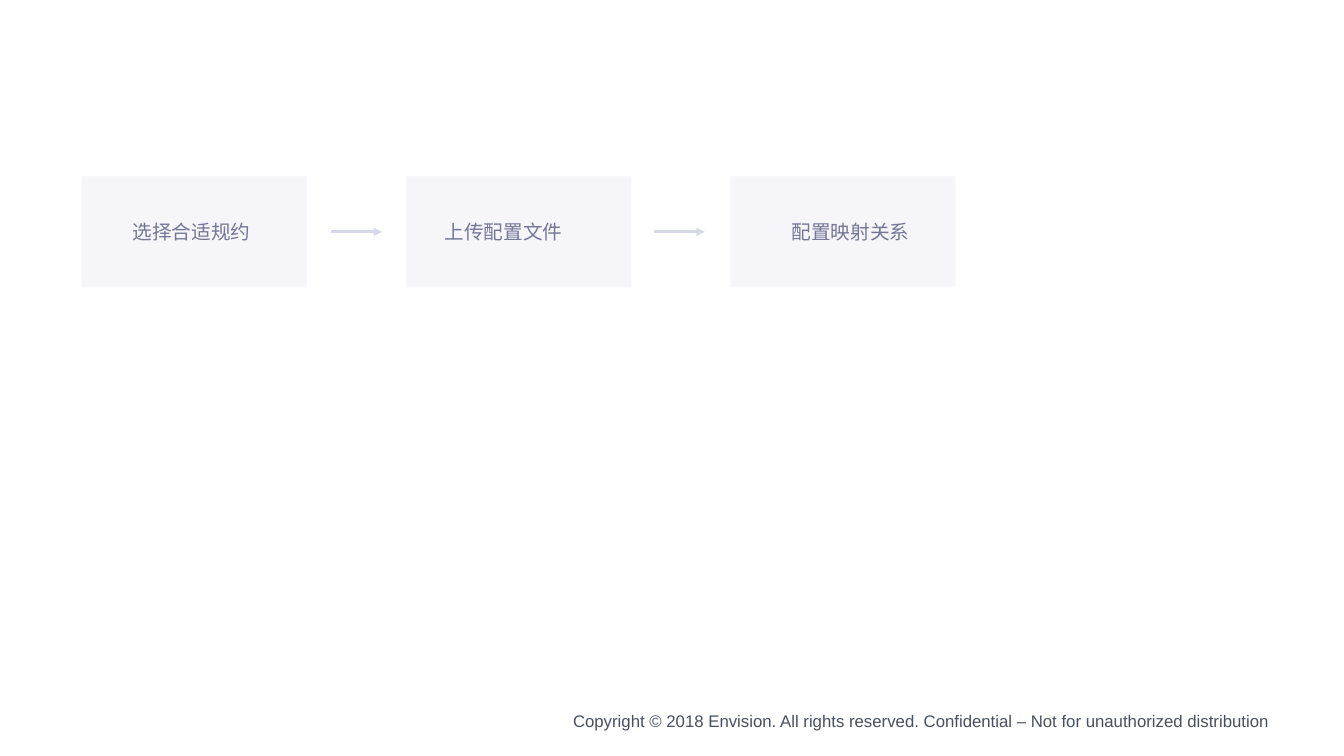
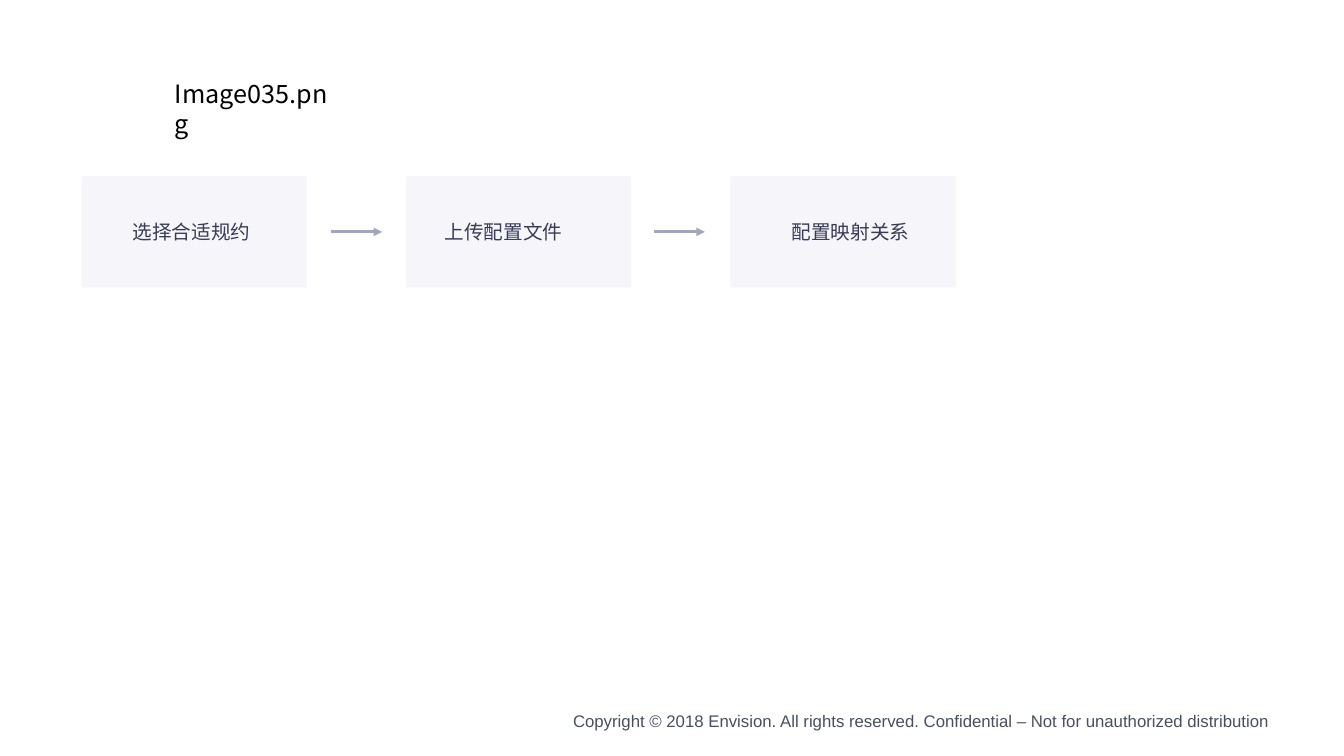
Before and after one commit to EnvisionDoc/enos_edge_zh, a slide deck: slide 7 of media/edge.pptx (slide 5 before the commit). Drawn at 1344x756 pixels with LibreOffice and Linux fonts; fonts in the diff are those of the drawing; background and template pictures are left out. Boxes give left, top, right and bottom in pixels: in the first picture for what was removed or moved away, otherwise in the second. Text is boxed around its words. In the diff, an @@ line names an element or a change of style, - is before the commit and + after.

```diff
--- a/media/edge.pptx
+++ b/media/edge.pptx
@@ text added at bbox=[175, 84, 328, 109], 18 pt, text #000000 @@
+Image035.png
@@ font Roboto to Noto Sans CJK SC, text colour #737794 to #393C57 in 3 elements at bbox=[445, 222, 563, 241], bbox=[792, 222, 910, 241], bbox=[133, 222, 251, 241] @@
@@ arrow (331, 232) - (382, 232): stroke #D8D9E6 2 pt to #A2A5BC 2 pt @@
@@ arrow (653, 232) - (705, 232): stroke #D8D9E6 2 pt to #A2A5BC 2 pt @@
```
Also in this commit, not shown: 1 other slide changed, 2 slides added, 25 other files.
